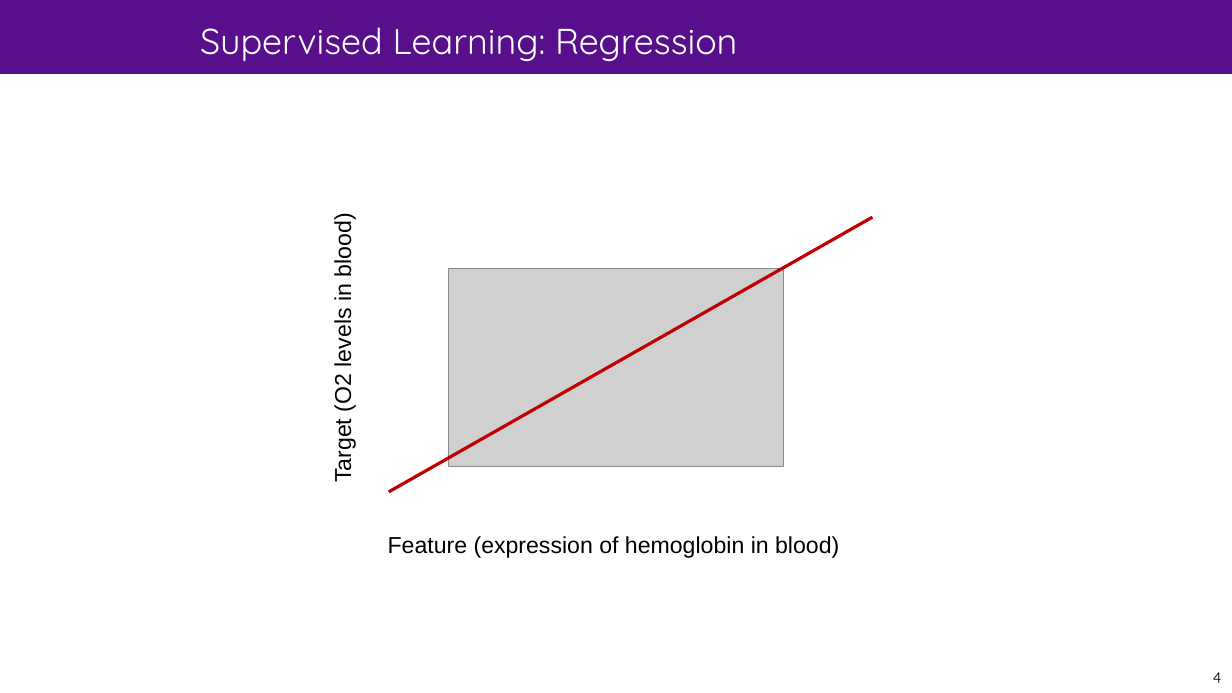
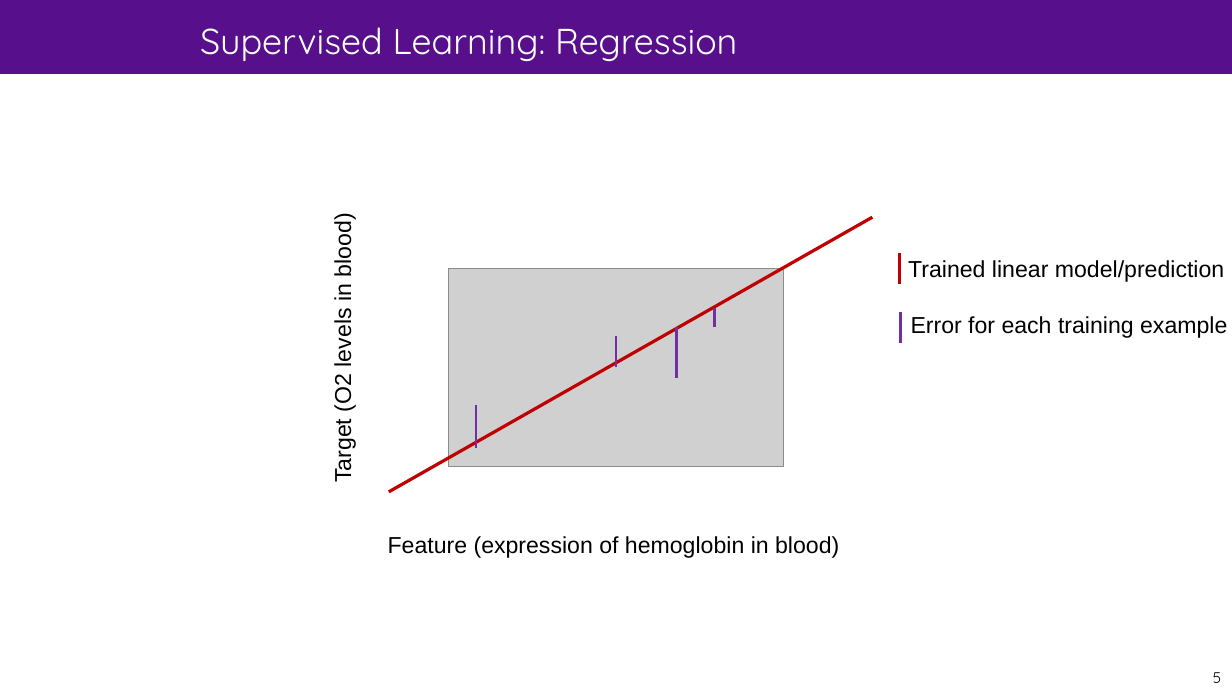
Before and after one commit to MarkGrivainis/itp_spring_2020, a slide deck: slide 5 of lecture_15/machine_learning_slides.pptx (slide 4 before the commit). Drawn at 1232x693 pixels with LibreOffice and Linux fonts; fonts in the diff are those of the drawing; grey boxes stand for pictures; background and template pictures are left out. Boxes give left, top, right and bottom in pixels: in the first picture for what was removed or moved away, otherwise in the second. Text is boxed around its words. In the diff, an @@ line names an element or a change of style, - is before the commit and + after.

Commit message:
updating some slides

```diff
--- a/lecture_15/machine_learning_slides.pptx
+++ b/lecture_15/machine_learning_slides.pptx
@@ line added from (899, 285) to (899, 253), #C00000 2.25 pt @@
@@ text added at box(908, 260, 1224, 282), 18 pt, text #000000 @@
+Trained linear model/prediction
@@ line added from (677, 378) to (677, 327), #7030A0 2.25 pt @@
@@ line added from (715, 327) to (715, 309), #7030A0 2.25 pt @@
@@ line added from (901, 344) to (901, 311), #7030A0 2.25 pt @@
@@ text added at box(911, 316, 1227, 338), 18 pt, text #000000 @@
+Error for each training example
@@ line added from (616, 367) to (616, 335), #7030A0 2.25 pt @@
@@ line added from (476, 448) to (476, 406), #7030A0 2.25 pt @@
@@ page number at box(1213, 672, 1221, 683): text changed @@
-4
+5
```
Also in this commit, not shown: 2 slides added, 1 slide removed, 1 other file.
